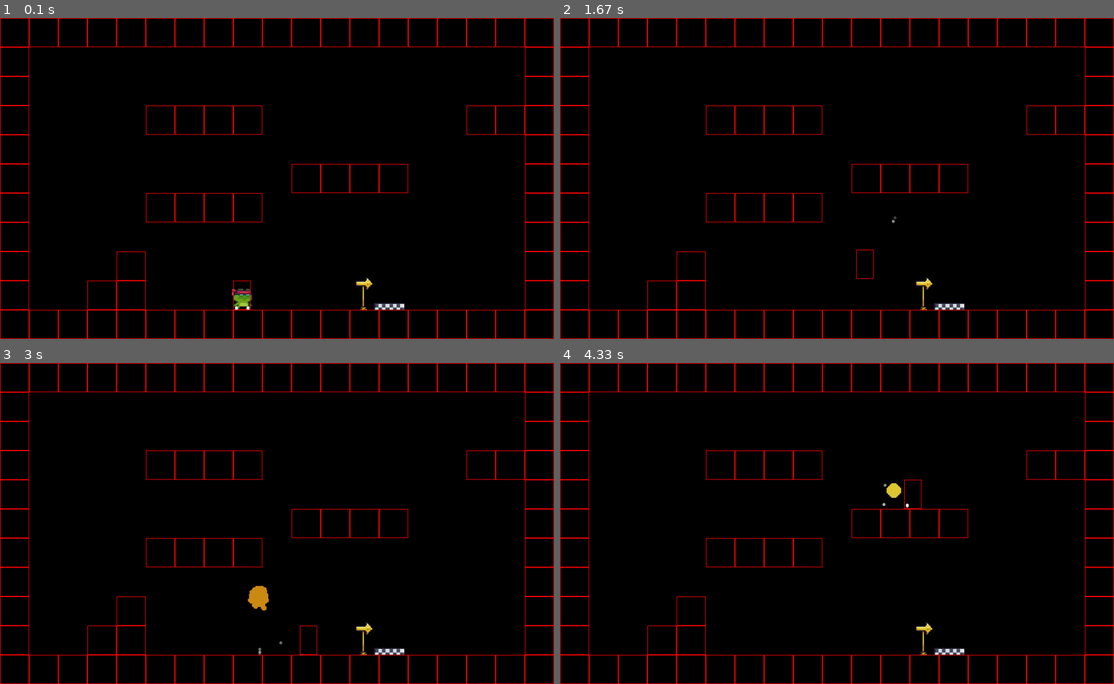
Above: before the commit, frames 1-4 (two rows, left to right).
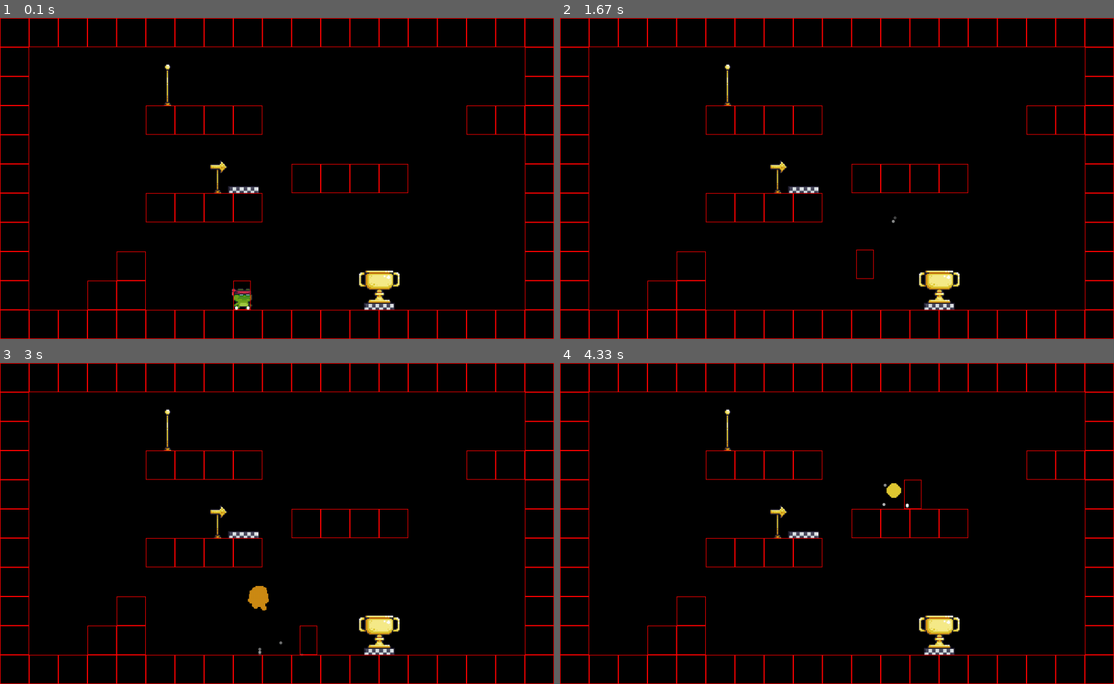
Above: after the commit, the same moments.

Repository: Itzudii/pygame-game-2d
Game: pygame game, started from main.py
Two runs of this game, one before a commit and one after it. Both use one fixed random seed, a clock stepped at 60 frames per second and the inputs below.
Inputs:
- Up to frame 1 (0.1 s): no input
- Up to frame 2 (1.67 s): hold Right 0.33-0.8 s; hold Right 0.83-1.3 s; tap Space at 0.9, 1.2, 1.4 s; tap A at 0.98 s; hold Left from 1.33 s (still down)
- Up to frame 3 (3 s): tap Space at 1.7, 1.97, 2.27, 2.4, 2.7 s; release Left at 1.87 s; hold Left 1.9-2.3 s; hold Right 2.33-2.97 s; tap A at 2.48 s
- Up to frame 4 (4.33 s): hold Left 3-3.47 s; tap Space at 3.07, 3.37, 3.57, 3.87, 4.07 s; hold Right 3.5-3.97 s; hold Right from 4 s (still down); tap A at 4.15 s

The runs differ from the first frame. In frame 1, 1.0% of the frame differs, in the area x 29-73%, y 14-91%; in frame 2, 1.0%; in frame 3, 1.0%; in frame 4, 1.0%.

Commit message:
add items checkpoints

Diff:
--- /dev/null
+++ b/items/checkpoint.py
@@ -0,0 +1,71 @@
+import pygame
+from utils.dependency import get_frames
+from animation import Animation
+
+class Checkpoint(pygame.sprite.Sprite):
+    def __init__(self,frames,bottomleft,direction=1):
+        super().__init__()
+        self.ani = Animation(frames,direction)
+        self.rect = self.ani.image.get_rect()
+        self.rect.bottomleft = bottomleft
+        self.ishit = False
+
+    def draw(self,screen):
+        screen.blit(self.ani.image,self.rect.topleft)
+
+    def update(self):
+        if self.ani.isfinished and self.ishit:
+            self.ani.set_state('idle')
+            self.ishit = False
+        self.ani.update()
+
+    def hit(self):
+        if not self.ishit:
+            self.ani.set_state('move')
+        self.ishit = True
+
+class Start(Checkpoint):
+    frames = None
+    @classmethod
+    def load_assets(cls):
+        if cls.frames == None:
+            cls.frames = dict()
+            cls.frames['idle'] = get_frames(r'assets\Items\Checkpoints\Start\Start (Idle).png',1)
+            cls.frames['move'] = get_frames(r'assets\Items\Checkpoints\Start\Start (Moving) (64x64).png',17)
+
+    def __init__(self,bottomleft,direction=1):
+        Start.load_assets()
+        super().__init__(Start.frames,bottomleft,direction)
+
+class End(Checkpoint):
+    frames = None
+    @classmethod
+    def load_assets(cls):
+        if cls.frames == None:
+            cls.frames = dict()
+            cls.frames['idle'] = get_frames(r'assets\Items\Checkpoints\End\End (Idle).png',1)
+            cls.frames['move'] = get_frames(r'assets\Items\Checkpoints\End\End (Pressed) (64x64).png',8)
+
+    def __init__(self,bottomleft,direction=1):
+        End.load_assets()
+        super().__init__(End.frames,bottomleft,direction)
+
+
+class Flag(Checkpoint):
+    frames = None
+    @classmethod
+    def load_assets(cls):
+        if cls.frames == None:
+            cls.frames = dict()
+            cls.frames['idle'] = get_frames(r'assets\Items\Checkpoints\Checkpoint\Checkpoint (No Flag).png',1)
+            cls.frames['move'] = get_frames(r'assets\Items\Checkpoints\Checkpoint\Checkpoint (Flag Out) (64x64).png',26)
+            cls.frames['active'] = get_frames(r'assets\Items\Checkpoints\Checkpoint\Checkpoint (Flag Idle)(64x64).png',10)
+
+    def __init__(self,bottomleft,direction=1):
+        Flag.load_assets()
+        super().__init__(Flag.frames,bottomleft,direction)
+
+    def update(self):
+        if self.ani.isfinished and self.ishit:
+            self.ani.set_state('active')
+        self.ani.update()
--- a/items/flag.py
+++ /dev/null
@@ -1,37 +0,0 @@
-import pygame
-from utils.dependency import get_frames
-from animation import Animation
-
-class Flag(pygame.sprite.Sprite):
-    frames = None
-
-    @classmethod
-    def load_assets(cls):
-        if cls.frames == None:
-            cls.frames = dict()
-            cls.frames['idle'] = get_frames(r'assets\Items\Checkpoints\Start\Start (Idle).png',1)
-            cls.frames['move'] = get_frames(r'assets\Items\Checkpoints\Start\Start (Moving) (64x64).png',17)
-
-    def __init__(self,bottomleft,direction=1):
-        super().__init__()
-        Flag.load_assets()
-
-        # self.bottomleft = bottomleft
-        self.ani = Animation(Flag.frames,direction)
-        self.rect = self.ani.image.get_rect()
-        self.rect.bottomleft = bottomleft
-        self.ishit = False
-
-    def draw(self,screen):
-        screen.blit(self.ani.image,self.rect.topleft)
-
-    def update(self):
-        if self.ani.isfinished and self.ishit:
-            print("stop")
-            self.ani.set_state('idle')
-            self.ishit = False
-        self.ani.update()
-
-    def hit(self):
-        self.ishit = True
-        self.ani.set_state('move')
--- a/level.py
+++ b/level.py
@@ -1,7 +1,7 @@
 import pygame
 from maps import map1
 from player.model import Player
-from items.flag import Flag
+from items.checkpoint import Start,End,Flag
 from constant import TILESIZE,WINDOW_W,WINDOW_H
 
 class Level():
@@ -20,6 +20,12 @@
                 elif tile == 'P':
                     self.player = Player(col*Level.tilesize,row*Level.tilesize)
                 elif tile == 'S':
+                    temp = Start((col*Level.tilesize,(row+1)*Level.tilesize))
+                    self.flags.add(temp)
+                elif tile == 'E':
+                    temp = End((col*Level.tilesize,(row+1)*Level.tilesize))
+                    self.flags.add(temp)
+                elif tile == 'F':
                     temp = Flag((col*Level.tilesize,(row+1)*Level.tilesize))
                     self.flags.add(temp)
 
@@ -45,7 +51,7 @@
         for flag in self.flags:
             if flag.rect.colliderect(self.player.rect) and self.player.move:
                 flag.hit()
-                print('hit')
+                # save coord
 
 
 
--- a/maps.py
+++ b/maps.py
@@ -1,13 +1,13 @@
 map1 = [
     '###################',
     '#                 #',
-    '#                 #',
+    '#    F            #',
     '#    ####       ###',
     '#                 #',
-    '#         ####    #',
+    '#      S  ####    #',
     '#    ####         #',
     '#                 #',
     '#   #             #',
-    '#  ##   P   S     #',
+    '#  ##   P   E     #',
     '###################'
 ]
